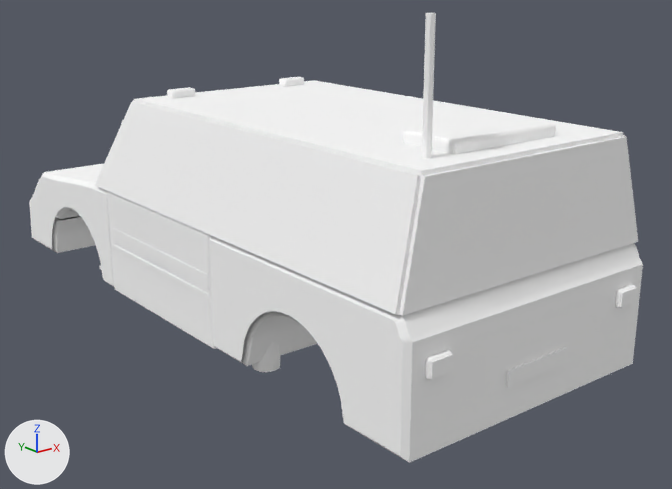
Before and after pictures for a commit that changed the OBJ model realweather/src/main/resources/assets/realweather/models/vehicle/intercept/body.obj.
Before and after are seen from a camera (50 mm lens) standing at (-4.68, -6.68, 3.49) and looking at (0.32, -0.43, 0.99). Lighting does not change. The marker at lower left points along +X, +Y and +Z. The older version comes first. Where no turn or scale is listed for an object, it has been applied to the vertices.

Objects in the first picture: 'body'.
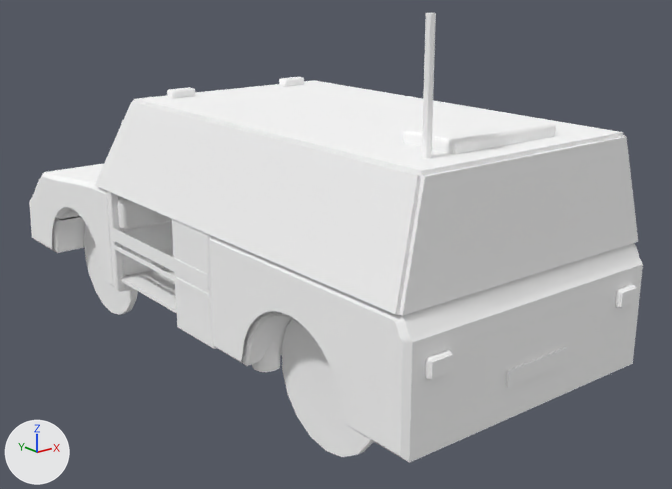
Changed parts and their boxes (x1, y1, x2, y2) in the pictures (672 x 489 px):
part 1 of me_body, added
    after: (84, 223, 138, 315)
part 2 of me_body, added
    after: (282, 319, 374, 457)
part 3 of me_body, cut back
    both: (107, 191, 212, 348)

What changed in the scene script:
```text
Change me_body:
    used by ob_body; location = (0.0, 0.0, 0.0)
    remove me_body.from_pydata(...)  # 4796 vertices, 4765 faces; spans x -1.21..1.21, y -3.05..3.15, z 0.42..3.15
    add me_body.from_pydata(...)  # 4972 vertices, 4929 faces; spans x -1.21..1.21, y -3.05..3.15, z -0.06..3.15
    me_body part 1: a new loose piece, an 18-sided cylinder along x spanning x -0.87..-0.81, y 1.249..2.351, z -0.06..1.06, in mat_trim (its picture is missing)
    me_body part 2: a new loose piece, an 18-sided cylinder along x spanning x -0.87..-0.81, y -2.351..-1.249, z -0.06..1.06, in mat_trim (its picture is missing)
    me_body part 3
    16 faces are deleted
    8 new vertices lie (0.0, -0.05, 0.0) away from vertices in x -1.2..1.2, y 0.96, z 0.51..1.44
    8 new vertices lie (0.0, -0.07, 0.0) away from vertices in x -1.19..1.19, y 0.97, z 0.5..1.45
    8 new vertices lie (0.0, 0.55, 0.0) away from vertices in x -1.2..1.2, y -0.76, z 0.51..1.44
    8 new vertices lie (0.0, 0.57, 0.0) away from vertices in x -1.19..1.19, y -0.77, z 0.5..1.45
    44 new faces join them, mat_armor (its picture is missing)
    other edits to the shape of me_body do not show in these pictures
```
